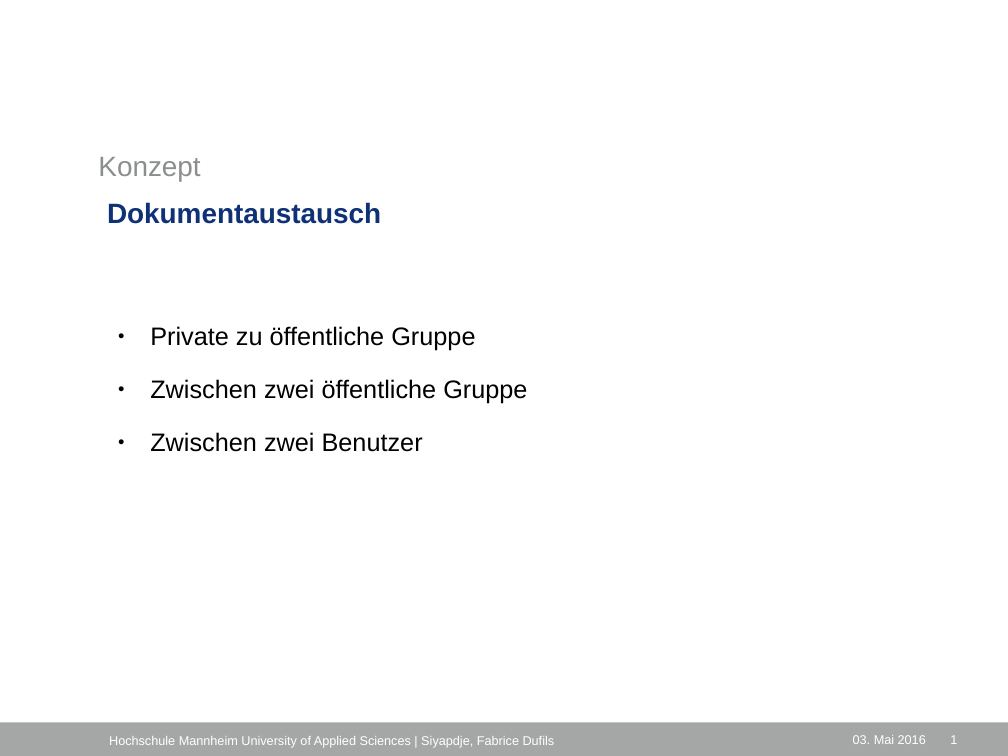
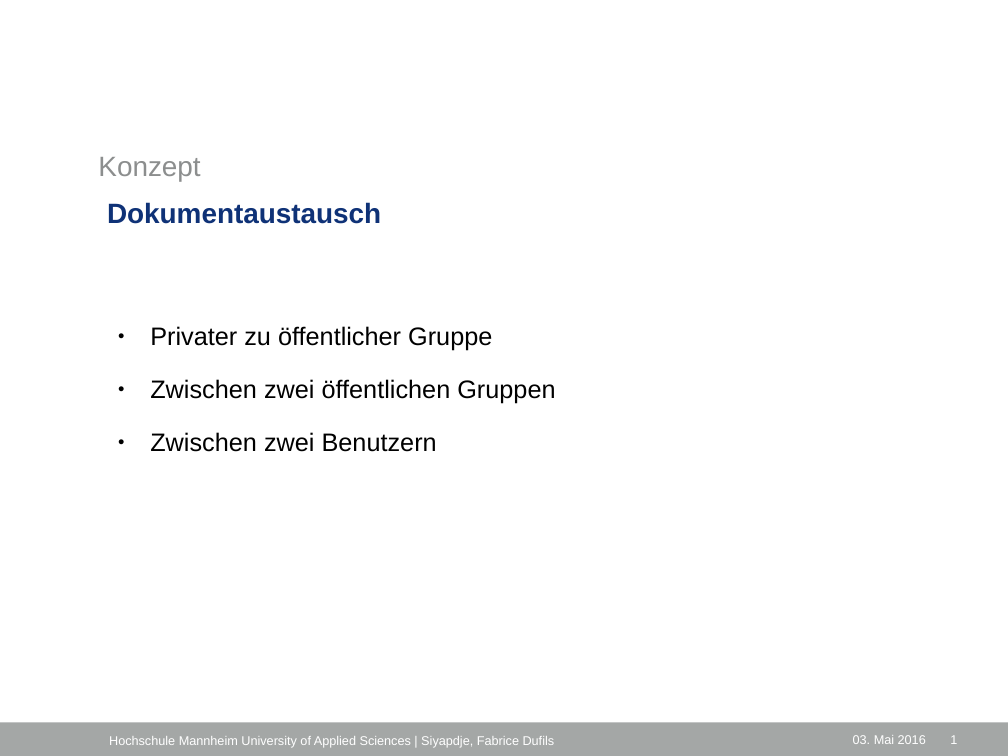
Before and after one commit to fab-du/documentations, a slide deck: slide 17 of vortrag/Untitled 1.odp (slide 18 before the commit). Drawn at 1008x756 pixels with LibreOffice and Linux fonts; fonts in the diff are those of the drawing; background and template pictures are left out. Boxes give left, top, right and bottom in pixels: in the first picture for what was removed or moved away, otherwise in the second. Text is boxed around its words. In the diff, an @@ line names an element or a change of style, - is before the commit and + after.

```diff
--- a/vortrag/Untitled 1.odp
+++ b/vortrag/Untitled 1.odp
@@ text at [150, 326, 555, 452]: text changed @@
-● Private zu öffentliche Gruppe
-● Zwischen zwei öffentliche Gruppe
-● Zwischen zwei Benutzer
+● Privater zu öffentlicher Gruppe
+● Zwischen zwei öffentlichen Gruppen
+● Zwischen zwei Benutzern
```
Also in this commit, not shown: 16 other slides changed, 1 slide removed, 1 other file.
